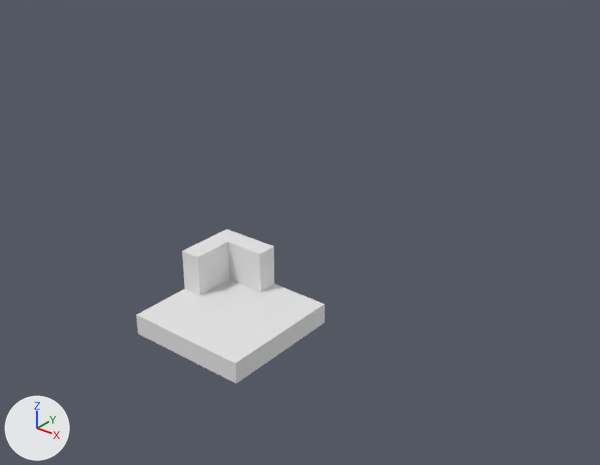
Two versions of the glTF model MinnHax2024/MinnHax2024.glb, one commit apart.
Both versions are drawn from a 50 mm lens placed at (22.6, -23.3, 20.5), pointed at (-0.3, 5.3, 2.7). Lighting does not change. The marker at lower left points along +X, +Y and +Z. Where no turn or scale is listed for an object, it has been applied to the vertices. Vertices at the same position are counted once.
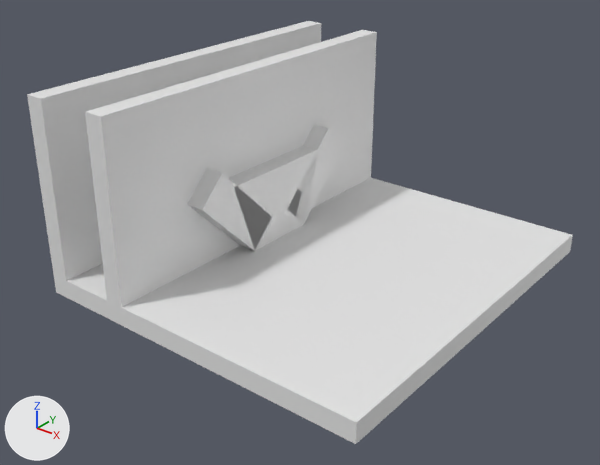
Changed parts and their boxes [x1, y1, x2, y2] in the pictures (600 x 465 px):
'Cube', mesh rescaled (174% wider, 154% taller)
    before: [136, 279, 325, 383]
    after: [53, 178, 573, 444]
'Cube.002', reshaped, moved (510% wider, 381% taller)
    before: [228, 235, 275, 292]
    after: [85, 30, 377, 308]
'Cube.001', mesh rescaled, moved (384% wider, 290% taller)
    before: [182, 229, 242, 295]
    after: [27, 21, 321, 281]
'Cube.005', added
    after: [228, 146, 320, 251]
'Cube.003', added
    after: [187, 168, 272, 251]
'Cube.004', added
    after: [288, 125, 343, 223]

The change, as a list of edits to the scene's bpy script:
```text
Change me_cube:
    where me_cube.from_pydata(...)  # 8 vertices, 12 faces; spans x -3.0..3.0, y -3.0..3.0, z 0.0..1.0
    used by ob_cube; location = (0.0, 0.0, 0.0)
    me_cube part 1: the whole mesh is scaled about its middle by (3, 3.33, 1), then moved by (0.0, 7.0, 0.0)
Change me_cube_001:
    where me_cube_001.from_pydata(...)  # 8 vertices, 12 faces; spans x -1.0..0.0, y -1.0..2.0, z -1.0..1.0
    used by ob_cube_001; location = (-2.0, 1.0, 2.0)
    me_cube_001 part 2: the whole mesh is scaled about its middle by (1, 6.67, 4.5), then moved by (-2.0, 5.5, 3.5)
Change me_cube_002:
    used by ob_cube_002; location = (0.0, 1.0, 2.0)
    remove me_cube_002.from_pydata(...)  # 8 vertices, 12 faces; spans x -2.0..0.0, y 1.0..2.0, z -1.0..1.0
    add me_cube_002.from_pydata(...)  # 36 vertices, 68 faces; spans x -3.0..-2.0, y -4.0..16.0, z -1.0..8.0
    me_cube_002 part 3: the whole mesh is rebuilt
Add me_cube_006:
    me_cube_006.from_pydata([(-2.0, 5.0, 1.0), (-2.0, 3.6, 5.0), (-2.0, 9.0, 1.0), (-2.0, 10.4, 5.0), (1.0, 5.0, 1.0), (1.0, 3.6, 5.0), (1.0, 9.0, 1.0), (1.0, 10.4, 5.0)], [], [(0, 1, 3), (0, 3, 2), (2, 3, 7), (2, 7, 6), (6, 7, 5), (6, 5, 4), (4, 5, 1), (4, 1, 0), (2, 6, 4), (2, 4, 0), (7, 3, 1), (7, 1, 5)])
Add me_cube_005:
    me_cube_005.from_pydata([(2.0, 1.94, -0.98), (2.0, 5.47, 2.57), (2.0, 0.53, 0.43), (2.0, 4.06, 3.98), (-1.0, 1.94, -0.98), (-1.0, 5.47, 2.57), (-1.0, 0.53, 0.43), (-1.0, 4.06, 3.98)], [], [(0, 1, 3), (0, 3, 2), (2, 3, 7), (2, 7, 6), (6, 7, 5), (6, 5, 4), (4, 5, 1), (4, 1, 0), (2, 6, 4), (2, 4, 0), (7, 3, 1), (7, 1, 5)])
Add me_cube_004:
    me_cube_004.from_pydata([(-2.0, -1.94, -0.98), (-2.0, -5.47, 2.57), (-2.0, -0.53, 0.43), (-2.0, -4.06, 3.98), (1.0, -1.94, -0.98), (1.0, -5.47, 2.57), (1.0, -0.53, 0.43), (1.0, -4.06, 3.98)], [], [(0, 1, 3), (0, 3, 2), (2, 3, 7), (2, 7, 6), (6, 7, 5), (6, 5, 4), (4, 5, 1), (4, 1, 0), (2, 6, 4), (2, 4, 0), (7, 3, 1), (7, 1, 5)])
Change ob_cube_001:
    ob_cube_001.location: (-2.0, 1.0, 2.0) -> (-6.0, 1.0, 2.0)
Change ob_cube_002:
    ob_cube_002.location: (0.0, 1.0, 2.0) -> (-2.0, 1.0, 2.0)
Add ob_cube_005:
    ob_cube_005 = bpy.data.objects.new('Cube.005', me_cube_006)
    ob_cube_005.location = (-4.0, 0.0, 0.0)
Add ob_cube_004:
    ob_cube_004 = bpy.data.objects.new('Cube.004', me_cube_005)
    ob_cube_004.location = (-5.0, 7.1, 2.0)
Add ob_cube_003:
    ob_cube_003 = bpy.data.objects.new('Cube.003', me_cube_004)
    ob_cube_003.location = (-4.0, 6.9, 2.0)
```
